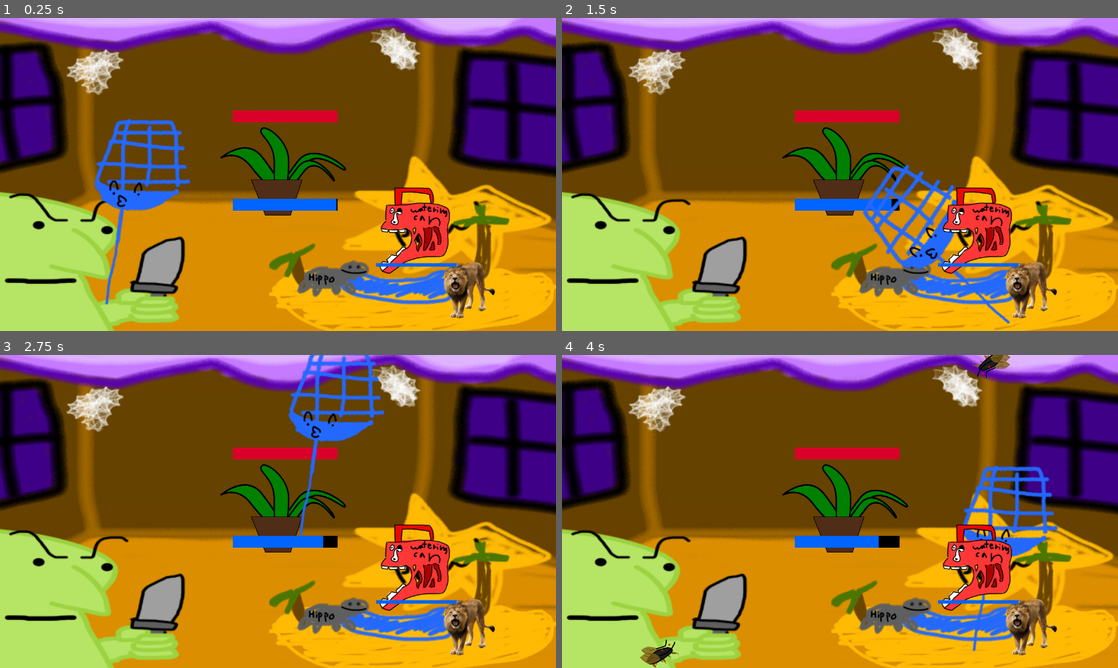
Above: before the commit, frames 1-4 (two rows, left to right).
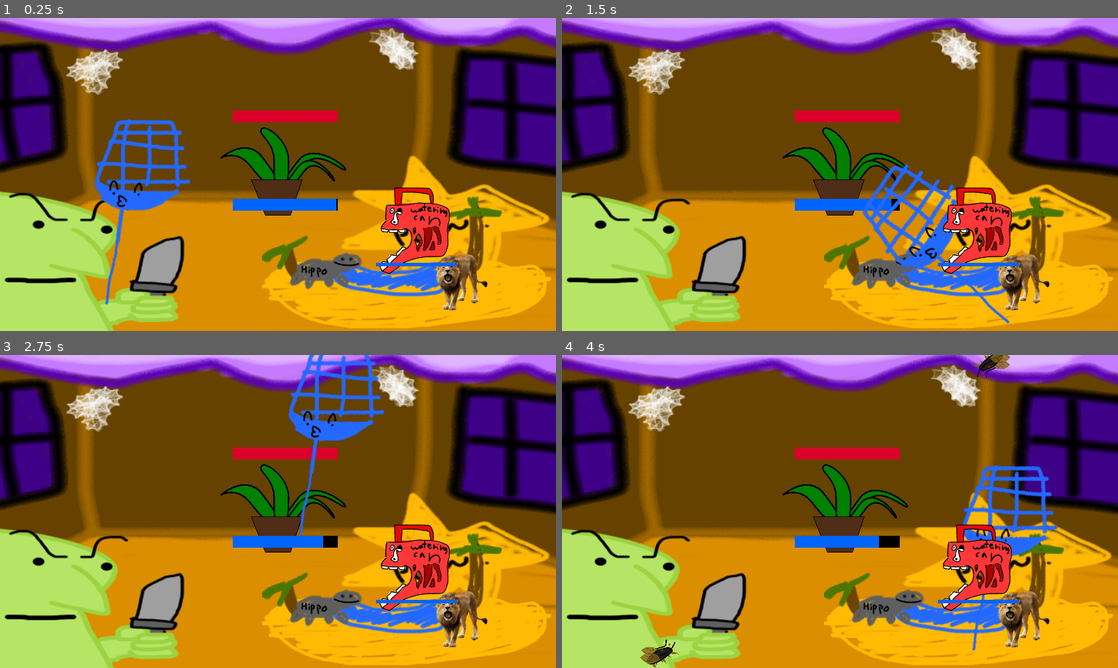
Above: after the commit, the same moments.

Repository: micycle8778/micheals-mansion
Game: Godot game, scene res://world/world.tscn
Same seed, same stepped clock (60 frames per second), same inputs: the game is played once before the commit and once after it. The engine's default icon, where the game draws it, is replaced by a stand-in: a white triangle on a blue panel in a dark square.
Inputs (mouse positions are in pixels of both pictures, inside the frame that each line leads up to):
- Up to frame 1 (0.25 s): no input
- Up to frame 2 (1.5 s): tap Enter at 0.5 s; move the mouse to (701, 212) at 0.52 s; hold Right mouse button (drop_tool) 0.53-1.28 s; click (701, 212) at 0.67 s; tap Space at 1.25 s; move the mouse to (979, 230) at 1.27 s; click (979, 230) at 1.35 s
- Up to frame 3 (2.75 s): move the mouse to (333, 442) at 2.02 s; hold Right mouse button (drop_tool) from 2.03 s (still down); click (333, 442) at 2.17 s
- Up to frame 4 (4 s): tap Enter at 2.75 s; move the mouse to (812, 574) at 2.77 s; release Right mouse button (drop_tool) at 2.78 s; click (812, 574) at 2.85 s; move the mouse to (1006, 558) at 3.52 s; hold Right mouse button (drop_tool) from 3.53 s (still down); click (1006, 558) at 3.67 s

The runs differ from the first frame. In frame 1, 9.8% of the frame differs, in the area x 0-100%, y 0-100%; in frame 2, 10%; in frame 3, 11%; in frame 4, 10%.

Commit message:
added death screen

Diff:
--- /dev/null
+++ b/fail_screen/fail_screen.gd
@@ -0,0 +1,41 @@
+extends Control
+
+@onready var death_reason_label: Label = %DeathReasonLabel
+@onready var time_label: Label = %TimeLabel
+
+func string_of_msec(msec: float) -> String:
+	var raw_seconds := int(msec / 1000)
+
+	var seconds := raw_seconds % 60
+	var minutes := (raw_seconds / 60) % 60
+	var hours := raw_seconds / 360
+
+	var elements: Array[String] = []
+
+	if hours != 0:
+		elements.push_back(str(hours) + " hours")
+	if minutes != 0:
+		elements.push_back(str(minutes) + " minutes")
+	if seconds != 0:
+		elements.push_back(str(seconds) + " seconds")
+
+	match len(elements):
+		0:
+			return "0 seconds"
+		1:
+			return elements[0]
+		2:
+			return elements[0] + " and " + elements[1]
+		3:
+			return "{0}, {1}, and {2}".format(elements)
+		_:
+			assert(false) # unreachable
+			return ""
+
+func _ready() -> void:
+	death_reason_label.text = Plant.string_of_death_reason(World.death_reason)
+	time_label.text = time_label.text \
+		.format([string_of_msec(Time.get_ticks_msec() - World.level_started_msec)])
+
+func _on_play_button_pressed() -> void:
+	get_tree().change_scene_to_file("uid://cpipujudik8wp")
--- /dev/null
+++ b/fail_screen/fail_screen.tscn
@@ -0,0 +1,67 @@
+[gd_scene load_steps=5 format=3 uid="uid://mtwl05xvpndq"]
+
+[ext_resource type="Script" path="res://fail_screen/fail_screen.gd" id="1_es862"]
+[ext_resource type="Texture2D" uid="uid://cuxwmluab7al0" path="res://fail_screen/MichealsMansionLoss.webp" id="1_f4jr2"]
+[ext_resource type="FontFile" uid="uid://l73yc6ee676i" path="res://SeymourOne-Regular.ttf" id="2_et7q8"]
+[ext_resource type="Texture2D" uid="uid://brarw7u4dnrbt" path="res://buttons/Play.webp" id="4_ikoxu"]
+
+[node name="FailScreen" type="Control"]
+layout_mode = 3
+anchors_preset = 0
+script = ExtResource("1_es862")
+
+[node name="TextureRect" type="TextureRect" parent="."]
+custom_minimum_size = Vector2(1280, 720)
+layout_mode = 0
+offset_right = 40.0
+offset_bottom = 40.0
+texture = ExtResource("1_f4jr2")
+
+[node name="MarginContainer" type="MarginContainer" parent="."]
+custom_minimum_size = Vector2(1280, 720)
+layout_mode = 0
+offset_right = 1314.0
+offset_bottom = 296.0
+theme_override_constants/margin_left = 30
+theme_override_constants/margin_top = 30
+theme_override_constants/margin_right = 30
+theme_override_constants/margin_bottom = 30
+
+[node name="VBoxContainer" type="VBoxContainer" parent="MarginContainer"]
+layout_mode = 2
+
+[node name="DeathReasonLabel" type="Label" parent="MarginContainer/VBoxContainer"]
+unique_name_in_owner = true
+layout_mode = 2
+theme_override_colors/font_outline_color = Color(0, 0, 0, 1)
+theme_override_constants/outline_size = 21
+theme_override_fonts/font = ExtResource("2_et7q8")
+theme_override_font_sizes/font_size = 60
+text = "You died to ligma!"
+autowrap_mode = 2
+
+[node name="Control" type="Control" parent="MarginContainer/VBoxContainer"]
+custom_minimum_size = Vector2(0, 100)
+layout_mode = 2
+
+[node name="TimeLabel" type="Label" parent="MarginContainer/VBoxContainer"]
+unique_name_in_owner = true
+custom_minimum_size = Vector2(1220, 10)
+layout_mode = 2
+size_flags_horizontal = 4
+theme_override_colors/font_outline_color = Color(0, 0, 0, 1)
+theme_override_constants/outline_size = 21
+theme_override_fonts/font = ExtResource("2_et7q8")
+theme_override_font_sizes/font_size = 40
+text = "You survived for: {0}"
+autowrap_mode = 2
+
+[node name="PlayButton" type="TextureButton" parent="."]
+layout_mode = 0
+offset_left = 722.0
+offset_top = 450.0
+offset_right = 1211.0
+offset_bottom = 640.0
+texture_normal = ExtResource("4_ikoxu")
+
+[connection signal="pressed" from="PlayButton" to="." method="_on_play_button_pressed"]
--- a/plant/plant.gd
+++ b/plant/plant.gd
@@ -38,7 +38,7 @@
 		health_changed.emit(health)
 		health_bar.value = health
 
-		if water <= 0:
+		if health <= 0:
 			died.emit(DeathReason.NoHealth)
 
 @onready var water_bar: ProgressBar = %WaterBar
--- a/project.godot
+++ b/project.godot
@@ -26,6 +26,7 @@
 
 window/size/viewport_width=1280
 window/size/viewport_height=720
+window/stretch/mode="canvas_items"
 
 [file_customization]
 
--- a/world/world.gd
+++ b/world/world.gd
@@ -12,6 +12,9 @@
 @export var insect_scene: PackedScene = preload("uid://c4ik87aloa2yr")
 
 @onready var spawning_path: Path2D = %SpawningPath
+
+static var level_started_msec: float
+static var death_reason: Plant.DeathReason
 
 func spawning_coroutine() -> void:
 	while true:
@@ -29,7 +32,10 @@
 		spawn_timer = max(spawn_timer - spawn_ramp, minimum_spawn_timer)
 
 func _ready() -> void:
+	level_started_msec = Time.get_ticks_msec()
+
 	spawning_coroutine()
 
 func _on_plant_died(reason: Plant.DeathReason) -> void:
-	pass # Replace with function body.
+	death_reason = reason
+	get_tree().change_scene_to_file("uid://mtwl05xvpndq")
--- a/world/world.tscn
+++ b/world/world.tscn
@@ -4,7 +4,7 @@
 [ext_resource type="PackedScene" uid="uid://c10irijaqjvdr" path="res://plant/plant.tscn" id="1_qcvfs"]
 [ext_resource type="PackedScene" uid="uid://6dhpnejtjxh5" path="res://swatta/swatta.tscn" id="3_u28i2"]
 [ext_resource type="PackedScene" uid="uid://w8v26m5aemb3" path="res://watercan/watercan.tscn" id="4_7qh1v"]
-[ext_resource type="Texture2D" uid="uid://dg3i8480lyafh" path="res://MichealsMansionBackground.webp" id="5_ytypx"]
+[ext_resource type="Texture2D" uid="uid://dg3i8480lyafh" path="res://world/MichealsMansionBackground.webp" id="5_ytypx"]
 [ext_resource type="PackedScene" uid="uid://iakv04hemxrr" path="res://watering_hole/watering_hole.tscn" id="6_083i4"]
 
 [sub_resource type="Curve2D" id="Curve2D_0fbre"]
@@ -18,6 +18,14 @@
 
 [node name="World" type="Node2D"]
 script = ExtResource("1_67ala")
+
+[node name="TextureRect" type="TextureRect" parent="."]
+z_index = -1000
+custom_minimum_size = Vector2(1280, 720)
+offset_right = 1280.0
+offset_bottom = 720.0
+mouse_filter = 2
+texture = ExtResource("5_ytypx")
 
 [node name="Plant" parent="." instance=ExtResource("1_qcvfs")]
 position = Vector2(652, 353)
@@ -39,13 +47,7 @@
 [node name="Watercan" parent="." instance=ExtResource("4_7qh1v")]
 position = Vector2(958, 485)
 
-[node name="MichealsMansionBackground" type="Sprite2D" parent="."]
-z_index = -1000
-scale = Vector2(1.87, 1.87)
-texture = ExtResource("5_ytypx")
-centered = false
-
 [node name="WateringHole" parent="." instance=ExtResource("6_083i4")]
-position = Vector2(1004, 500)
+position = Vector2(987, 482)
 
 [connection signal="died" from="Plant" to="." method="_on_plant_died"]
Binary file added: buttons/Play.webp
Not shown, added: buttons/Play.webp.import
Binary file added: fail_screen/MichealsMansionLoss.webp
Not shown, changed: fail_screen/MichealsMansionLoss.webp.import
Renamed: MichealsMansionBackground.webp -> world/MichealsMansionBackground.webp
Not shown, added: world/MichealsMansionBackground.webp.import
